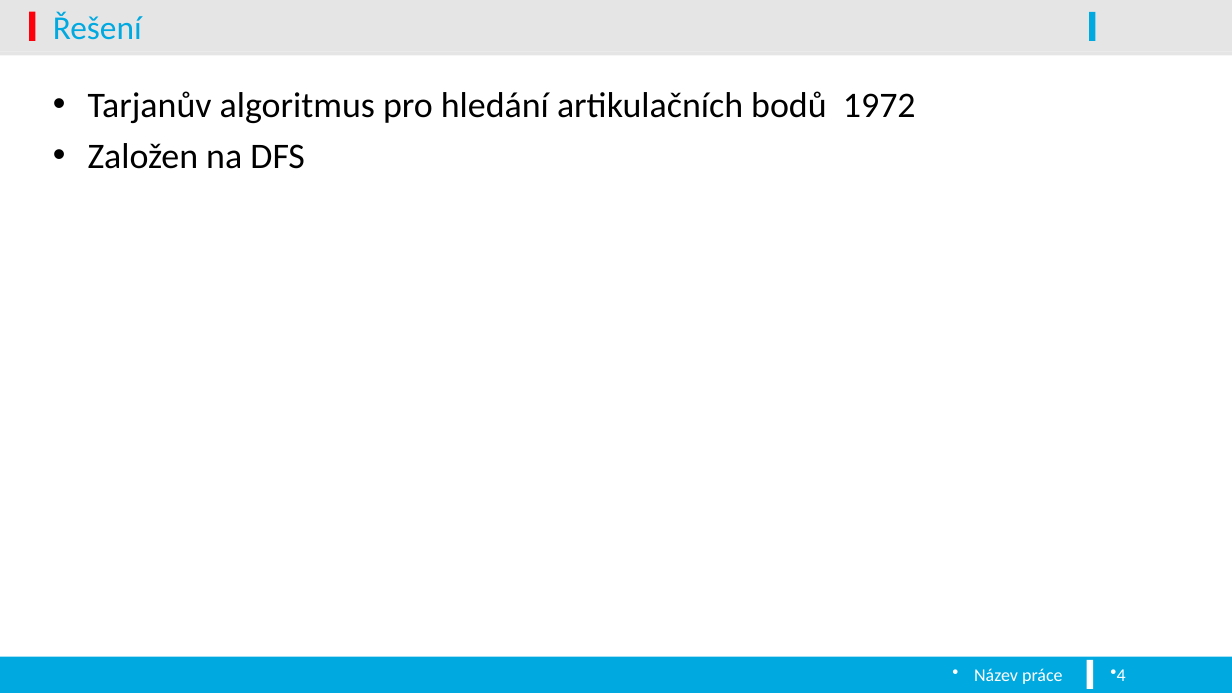
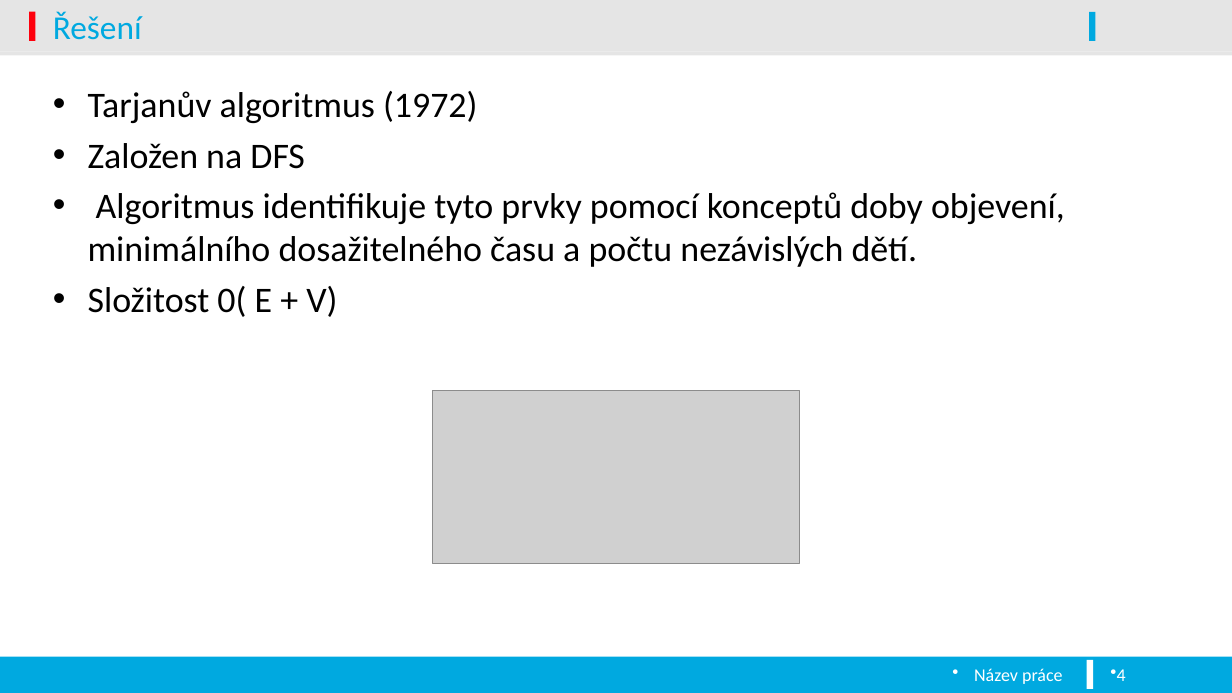
Before and after one commit to MrakDun-desu/graph-algo-visualiser, a slide deck: slide 4 of Artikulační body a mosty.pptx. Drawn at 1232x693 pixels with LibreOffice and Linux fonts; fonts in the diff are those of the drawing; grey boxes stand for pictures; background and template pictures are left out. Boxes give left, top, right and bottom in pixels: in the first picture for what was removed or moved away, otherwise in the second. Text is boxed around its words. In the diff, an @@ line names an element or a change of style, - is before the commit and + after.

```diff
--- a/Artikulační body a mosty.pptx
+++ b/Artikulační body a mosty.pptx
@@ text at [88, 91, 478, 123]: text changed @@
-• Tarjanův algoritmus pro hledání artikulačních bodů 1972
+• Tarjanův algoritmus (1972)
@@ text at [88, 192, 1065, 317]: paragraphs added @@
+• Algoritmus identifikuje tyto prvky pomocí konceptů doby objevení, minimálního dosažitelného času a počtu nezávislých dětí.
+• Složitost 0( E + V)
@@ picture added at [433, 390, 799, 564] @@
```
Also in this commit, not shown: 5 other slides changed, 3 other files.
